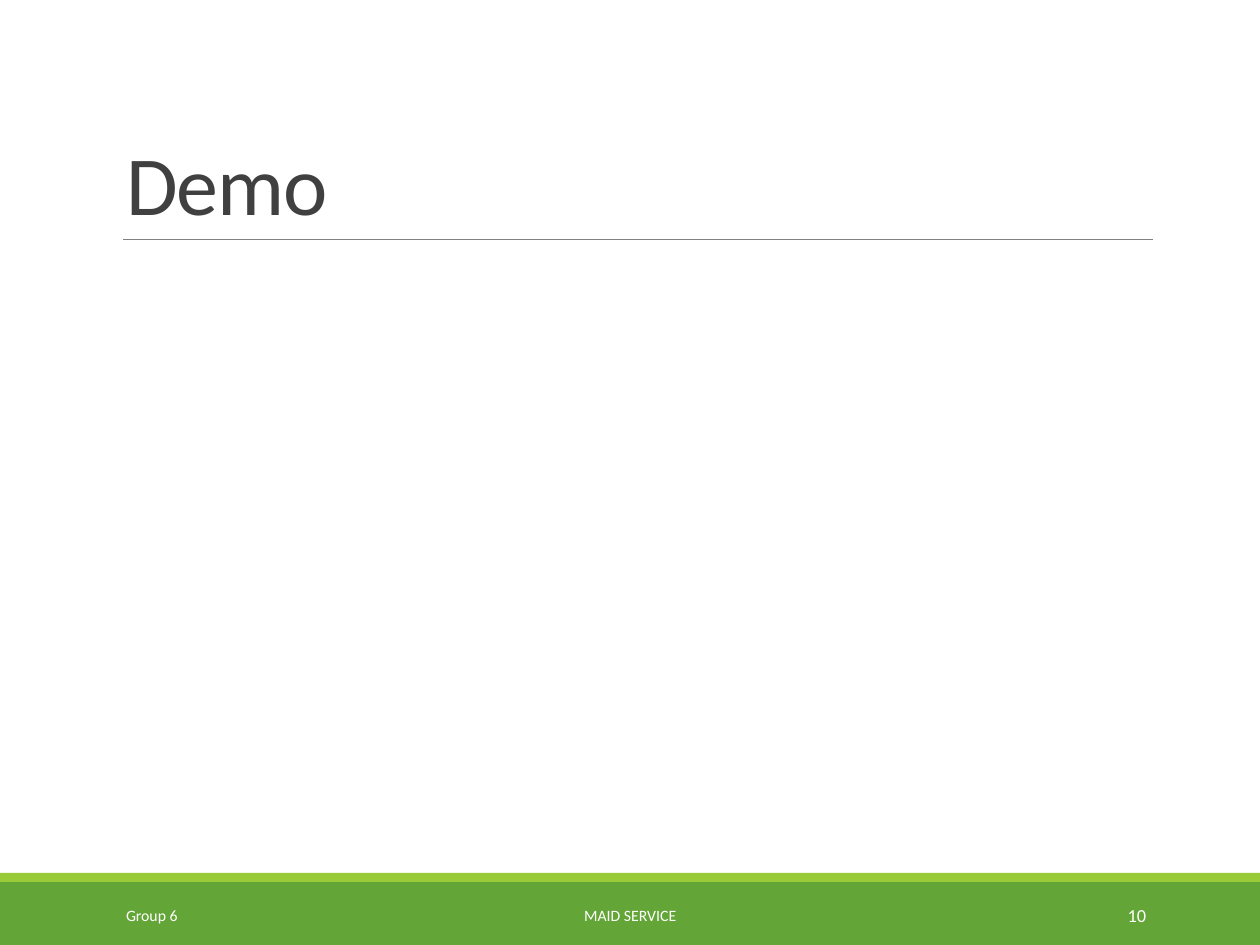
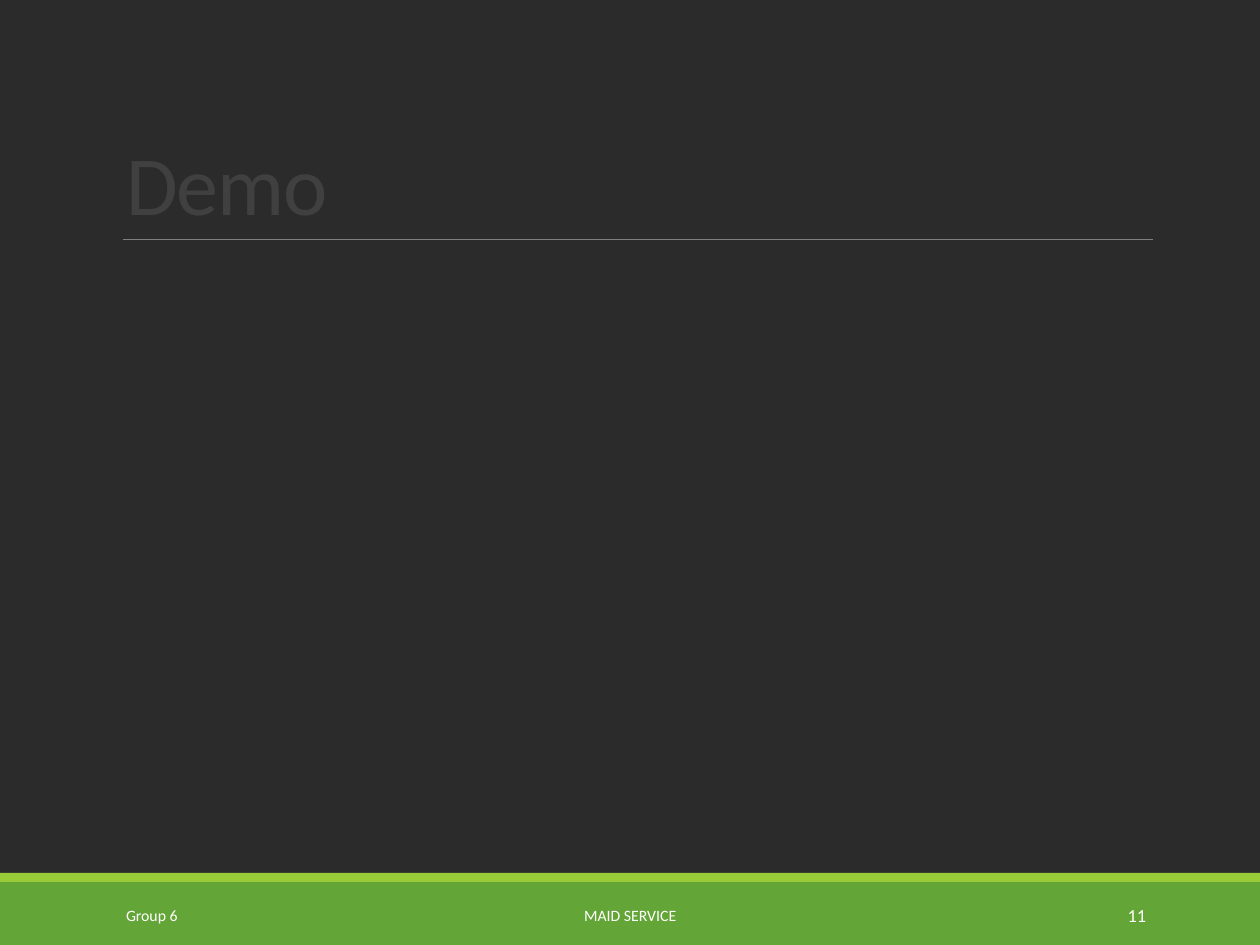
Before and after one commit to TuanBT/ms-website, a slide deck: slide 11 of Presentation/MS_Slide.pptx (slide 10 before the commit). Drawn at 1260x945 pixels with LibreOffice and Linux fonts; fonts in the diff are those of the drawing; background and template pictures are left out; a plain dark background stands for a picture behind light text. Boxes give left, top, right and bottom in pixels: in the first picture for what was removed or moved away, otherwise in the second. Text is boxed around its words. In the diff, an @@ line names an element or a change of style, - is before the commit and + after.

```diff
--- a/Presentation/MS_Slide.pptx
+++ b/Presentation/MS_Slide.pptx
@@ background #FFFFFF to picture (left out) @@
@@ page number at bbox=[1128, 910, 1147, 922]: text changed @@
-10
+11
```
Also in this commit, not shown: 9 other slides changed, 3 slides added, 1 slide removed.
